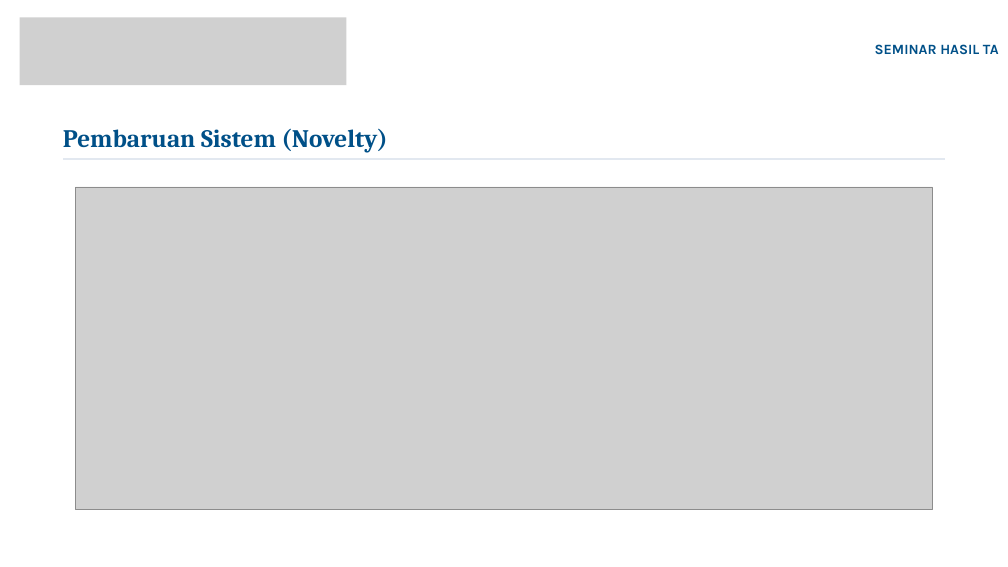
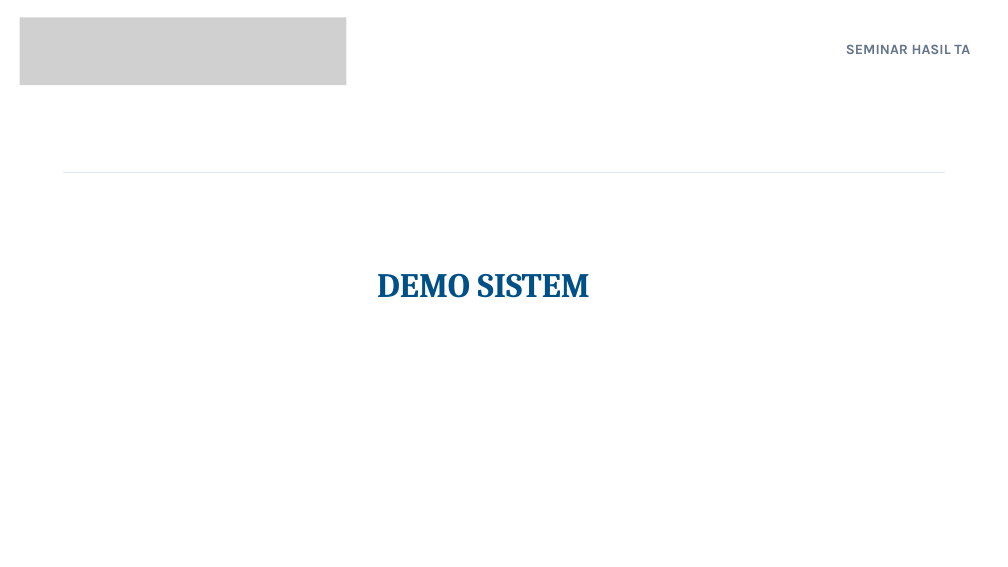
Before and after one commit to Marcell151/Sistem-Informasi-Inventori-Omnichannel-Zencare-Medical, a slide deck: slide 17 of lain/PPT/Seminar Hasil TA.pptx (slide 5 before the commit). Drawn at 1008x567 pixels with LibreOffice and Linux fonts; fonts in the diff are those of the drawing; grey boxes stand for pictures; background and template pictures are left out. Boxes give left, top, right and bottom in pixels: in the first picture for what was removed or moved away, otherwise in the second. Text is boxed around its words. In the diff, an @@ line names an element or a change of style, - is before the commit and + after.

```diff
--- a/lain/PPT/Seminar Hasil TA.pptx
+++ b/lain/PPT/Seminar Hasil TA.pptx
@@ text "SEMINAR HASIL TA" at bbox=[846, 44, 970, 54]: text colour #005088 to #64748B; alignment right to centre; less space between paragraphs @@
@@ text removed at bbox=[63, 128, 388, 153] @@
-Pembaruan Sistem (Novelty)
@@ freeform shape: place and size @@
-freeform shape at bbox=[63, 158, 945, 160]
+freeform shape at bbox=[63, 172, 945, 173]
@@ picture removed at bbox=[76, 187, 932, 510] @@
@@ text added at bbox=[377, 273, 590, 298], 49 pt, text #005088, bold @@
+DEMO SISTEM
```
Also in this commit, not shown: 7 other slides changed, 15 slides added, 14 slides removed, 47 other files.
